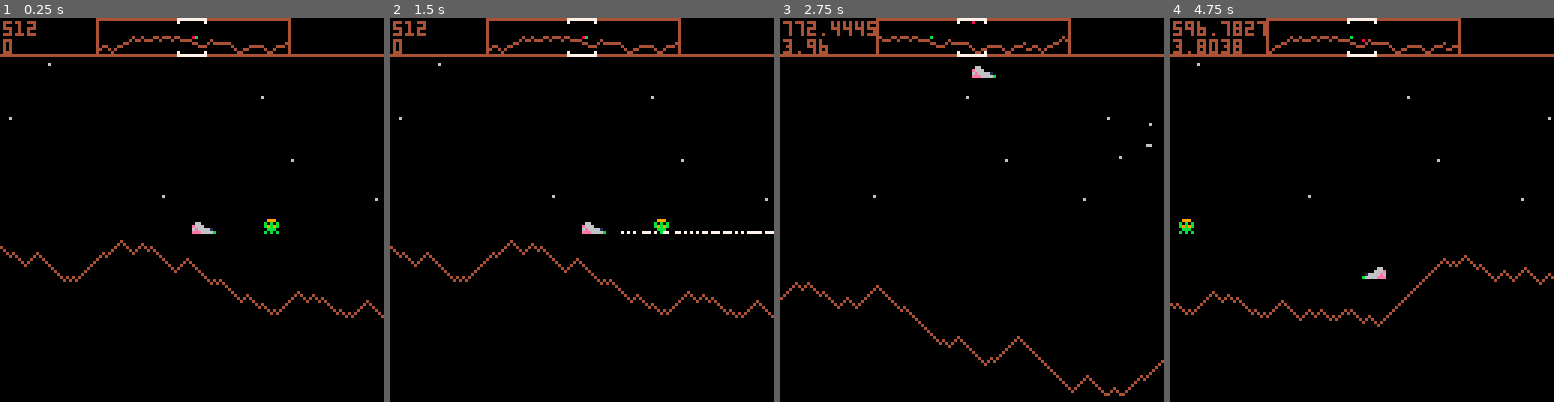
Above: before the commit, frames 1-4 (left to right).
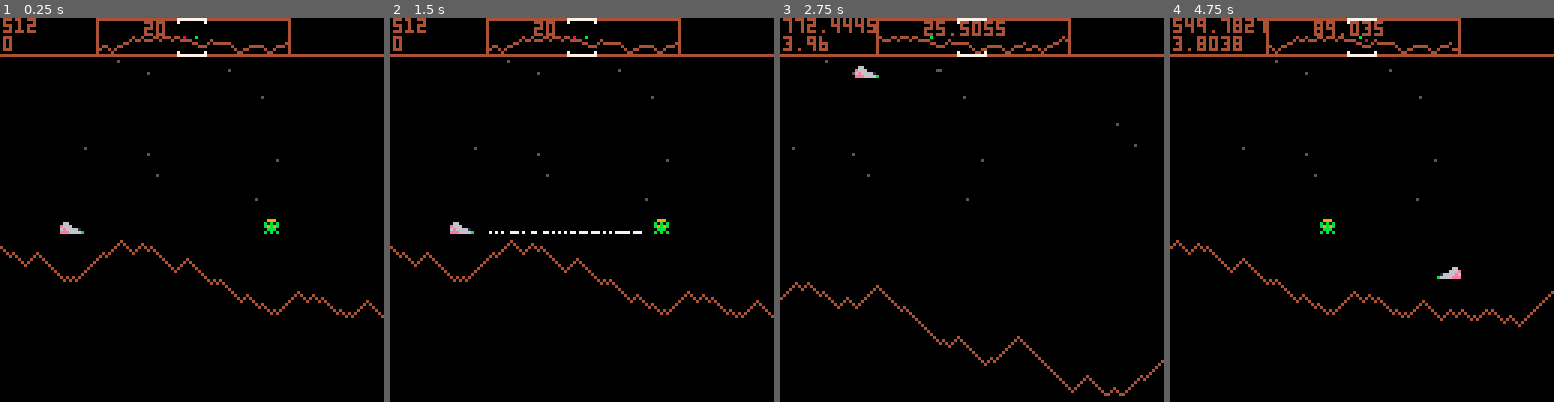
Above: after the commit, the same moments.

Repository: ggaughan/picodefender
Game: PICO-8 cartridge picodefender.p8
Two runs of this game, one before a commit and one after it. Both use one fixed random seed, a clock stepped at 60 frames per second and the inputs below.
Inputs:
- Up to frame 1 (0.25 s): no input
- Up to frame 2 (1.5 s): tap X (X key) at 0.33, 1.07 s; tap O (Z key) at 0.7 s
- Up to frame 3 (2.75 s): hold Right 1.6-2.1 s; tap O (Z key) at 1.7, 2.1, 2.5 s; tap X (X key) at 1.85 s; hold Up 2.15-2.42 s; hold Right from 2.47 s (still down)
- Up to frame 4 (4.75 s): tap O (Z key) every 0.4 s from 2.9 to 4.5 s; tap X (X key) at 2.97, 4.08 s; release Right at 3.03 s; hold Left 3.08-3.58 s; hold Down 3.63-3.97 s; hold Right 4.02-4.68 s; hold Up from 4.73 s (still down)

The runs differ from the first frame. In frame 1, 0.8% of the frame differs, in the area x 0-99%, y 0-57%; in frame 2, 1.1%; in frame 3, 1.3%; in frame 4, 3.8%, in the area x 0-100%, y 0-81%.

Commit message:
Revers animation

Diff:
--- a/picodefender.p8
+++ b/picodefender.p8
@@ -23,6 +23,7 @@
 thrust = 1
 vert_accel = 0.6
 max_vert_speed = max_speed/2
+max_h_speed_factor = max_speed/48
 
 laser_expire = 1
 laser_size = 40  -- see rate
@@ -40,11 +41,13 @@
 
 	cx = 128 * 4
  cdx = 0
+ canim = 0
+ canim_dx = 0
 
 	build_world()
 
 	pl = {
-		x=64,  -- todo add cx and remove elsewhere
+		x=20,  -- todo add cx and remove elsewhere
 		y=64,
 
 		facing=1,
@@ -63,15 +66,18 @@
 
 -->8
 function _update60()
+ local t=time()
+
  if btnp(⬅️) then
+  -- todo avoid repeat with re-press
 	 pl.facing = -1*pl.facing
-	 -- start animation?
+	 -- start reverse animation
+	 canim=80
+	 canim_dx=pl.facing
   cdx = cdx * 0.5
-  -- plus pl.dx
 	end
  if btn(➡️) then
   cdx = min(cdx+thrust,max_speed)
-  -- plus pl.dx
  end
  if btn(⬆️) then
   pl.dy = pl.dy-vert_accel
@@ -84,13 +90,15 @@
 
 
  if btnp(❎) then
+		-- fire laser
+		-- todo limit
   local x = pl.x
  	if pl.facing > 0 then
  		x = x+8 + 1+1+1
  	end
  	add(lasers, {cx+x - 2,pl.y+7,pl.facing,time(),max(cdx, min_laser_speed)})
  end
- local t=time()
+ -- update any existing lasers
  for laser in all(lasers) do
  	if t-laser[4] > laser_expire then
  		del(lasers,laser)
@@ -99,7 +107,7 @@
  	laser[5] *= laser_inertia
  end
  --if btnp(🅾️) then -- z
- 	-- smart bomb
+ 	-- smart bomb - kill all enemies
  --end
 
  pl.dy *= inertia_py
@@ -107,11 +115,41 @@
 
  cx += cdx * pl.facing
  cdx *= inertia_cx
+
+	-- player thrust/decay
+ if pl.facing == 1 then
+ 	if pl.x < 40 then
+		 if btn(➡️) then
+	 		pl.x += cdx * max_h_speed_factor
+	 	end
+ 	end
+ 	if pl.x > 20 then
+		 if not btn(➡️) then
+		  -- fall back
+		 	pl.x -= thrust/2
+		 end
+	 end
+ else
+ 	if pl.x > 80 then
+		 if btn(➡️) then
+	 		pl.x -= cdx * max_h_speed_factor
+	 	end
+ 	end
+ 	if pl.x < 100 then
+ 		if not btn(➡️) then
+ 			-- fall back
+ 			pl.x += thrust/2
+ 		end
+ 	end
+ end
+
+ -- camera wrap
  if cx<0 then
  	cx = ww
  elseif cx > ww then
   cx = 0
  end
+
  if pl.y<hudy then
  	pl.y = hudy
  	pl.dy = 0
@@ -194,68 +231,26 @@
 end
 
 function draw_stars()
---	for x = 0,127 do
---  i = ((ceil(cx+x))%ww) + 1
---		printh(i..","..#w[i])
---		if #w[i]>1 then
---			printh(i..","..w[i][2][2].." "..cx+x)
---			printh(x+w[i][2][2])
---			pset(
---				--ceil(cx+x)-(cx/w[i][2][2]),
---				--x - (cx/w[i][2][2])*1/34,
---				--(cx+x - (cx/w[i][2][2])*1) -cx,
---				x + cx/w[i][2][2]*0.3,
---				w[i][2][1],
---				10
---			)
---		end
---	end
-
-	--local dist = cx/ww
 	for star in all(stars) do
-		--local x = ((star[1] - cx)\hwr + star[3]*(3/10))
-		--local x = star[1] - (cx/star[3])
-		--local x = ((cx+star[1])%ww) + (star[3]*(3/10))
-		--local x = star[1] - (cx/star[3])
 		local x = star[1] - (cx/star[3])  -- -cx for screen; /star[3] for move-delay
-		local col = 6
+		local col = 5
 		if cx + 128 > ww then
-			--if star[1] < (128 - (ww-cx)) then
-			--printh("?"..star[1]-(cx/star[3]).." < "..(128 - (ww-cx)))
-			--if false then --!!!  star[1]-(cx/star[3]) < (128 - (ww-cx)) then
 			if star[1]-(cx/star[3]) < (128 - (ww-cx)) then
-				--x = (star[1] + ww) - (cx/star[3])
-				--x = (star[1] + ww) - (cx/star[3])
  			x = (star[1]+(ww/star[3])) - (cx/star[3])
 				col = 14  --new or fade depending on dir
-				printh(cx.." wrap "..star[1].." "..x)
 			end
 
-			--if star[1]-(cx/star[3]) > (ww-128) then
 			if star[1] > ((ww/star[3]) - 128) then
-			--if star[1] > ((ww) - 128) then
-				--x = (star[1] + ww) - (cx/star[3])
-				--x = (star[1] + ww) - (cx/star[3])
- 			--x = (star[1]+(ww/star[3])) - (cx/star[3])
  			if col == 14 then
  				--all! how!?
  				--col = 11  --new+fade?
  			else
 					col = 12  --fade or new depending on dir
 				end
-				printh(cx.." fade "..star[1].." "..x)
-			end
+ 		end
 		end
---		if cx < 0 then
---			if star[1] > (ww - (128-cx)) then
---				x = (star[1] - ww) - (cx/star[3])
---				printh(cx.." wrap "..star[1].." "..x)
---			end
---		end
-		--printh(star[1].." -"..(cx/star[3]).." -> "..x)
-		--printh(col)
-
-		if (col ~= 6) col = 5
+
+		if (col ~= 5) col = 5
 
 		pset(x, star[2], col)
 	end
@@ -263,6 +258,19 @@
 
 function _draw()
  cls()
+
+ if canim > 0 then
+ 	canim -= 1
+ 	cx += canim_dx
+ 	pl.x -= canim_dx
+ 	if pl.x < 20 then
+	 	pl.x = 20
+	 	canim = 0
+ 	elseif pl.x > 100 then
+ 	 pl.x = 100
+ 	 canim = 0
+ 	end
+ end
 
 	draw_stars()
 
@@ -281,10 +289,11 @@
 
 
 	if debug then
-		print(cx,1,1)
-		print(cdx,1,7)
+		print(cx,1,0)
+		print(pl.x,48,1)
+		print(cdx,1,6)
 		if cx + 128 > ww then
-			print("★",1,14)
+			print("★",1,13)
 		end
 	end
 
@@ -340,17 +349,16 @@
 
 	 -- todo make level ends meet!
 
-	 --if rnd() < 0.05 then
-		--w[i] = {l, {rnd(127-hudy-lmax-8)+hudy, rnd(2)+10}}
-	 --else
 		w[i] = {l}
-		--end
 	end
 end
 
 function add_stars()
 	for s = 1,100 do
-		add(stars, {rnd(ww), rnd(127-hudy-lmax-8)+hudy, rnd(2)+10})
+		add(stars, {
+			rnd(ww), rnd(127-hudy-lmax-8)+hudy,
+			rnd(2)+10  -- parallax depth
+		})
 	end
 end
 
Not shown, changed: 130 lines of the sprite sheet (__gfx__) section of picodefender.p8
Not shown, changed: the thumbnail (__label__) section of picodefender.p8
